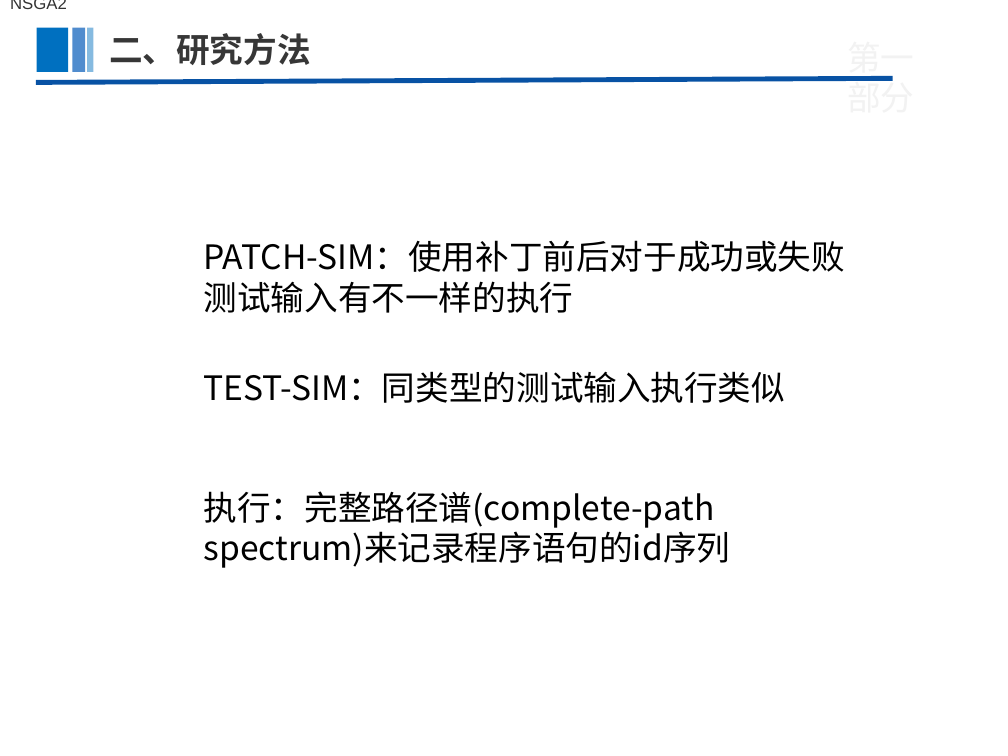
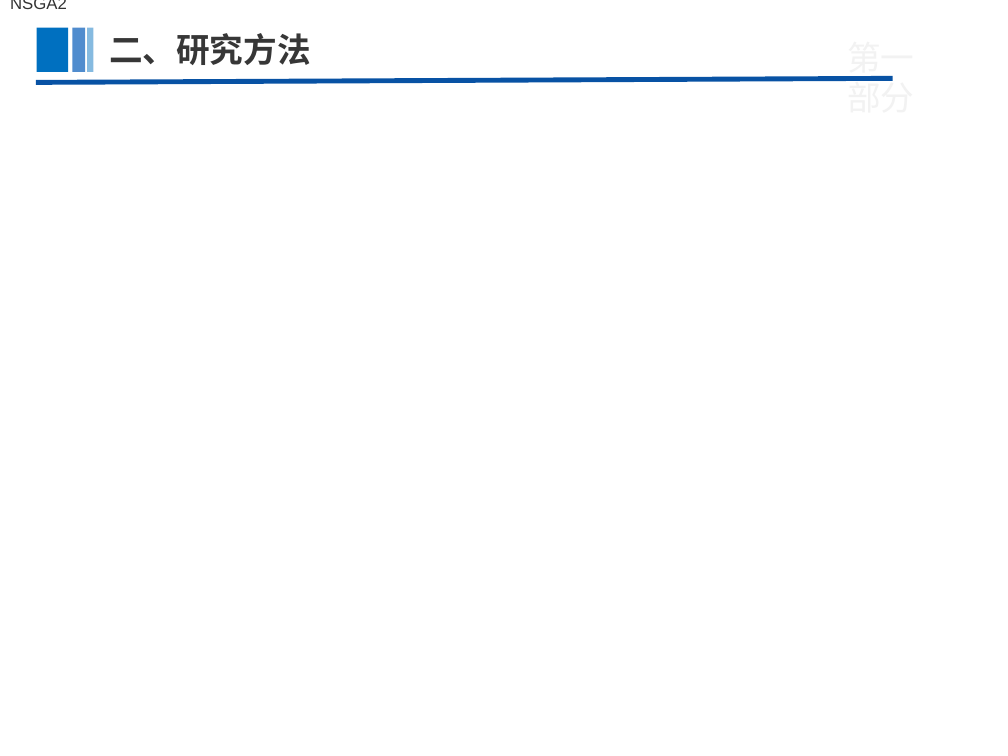
Before and after one commit to zxdemm/paper, a slide deck: slide 11 of 研一上/软件缺陷修复/补丁评估方向/Identifying Patch Correctness in Test-Based Program Repair.pptx (slide 4 before the commit). Drawn at 1008x756 pixels with LibreOffice and Linux fonts; fonts in the diff are those of the drawing; background and template pictures are left out. Boxes give left, top, right and bottom in pixels: in the first picture for what was removed or moved away, otherwise in the second. Text is boxed around its words. In the diff, an @@ line names an element or a change of style, - is before the commit and + after.

```diff
--- a/研一上/软件缺陷修复/补丁评估方向/Identifying Patch Correctness in Test-Based Program Repair.pptx
+++ b/研一上/软件缺陷修复/补丁评估方向/Identifying Patch Correctness in Test-Based Program Repair.pptx
@@ text removed at [204,240,845,313] @@
-PATCH-SIM：使用补丁前后对于成功或失败测试输入有不一样的执行
@@ text removed at [204,371,786,403] @@
-TEST-SIM：同类型的测试输入执行类似
@@ text removed at [204,491,731,568] @@
-执行：完整路径谱(complete-path spectrum)来记录程序语句的id序列
```
Also in this commit, not shown: 6 other slides changed, 4 slides added, 10 other files.
